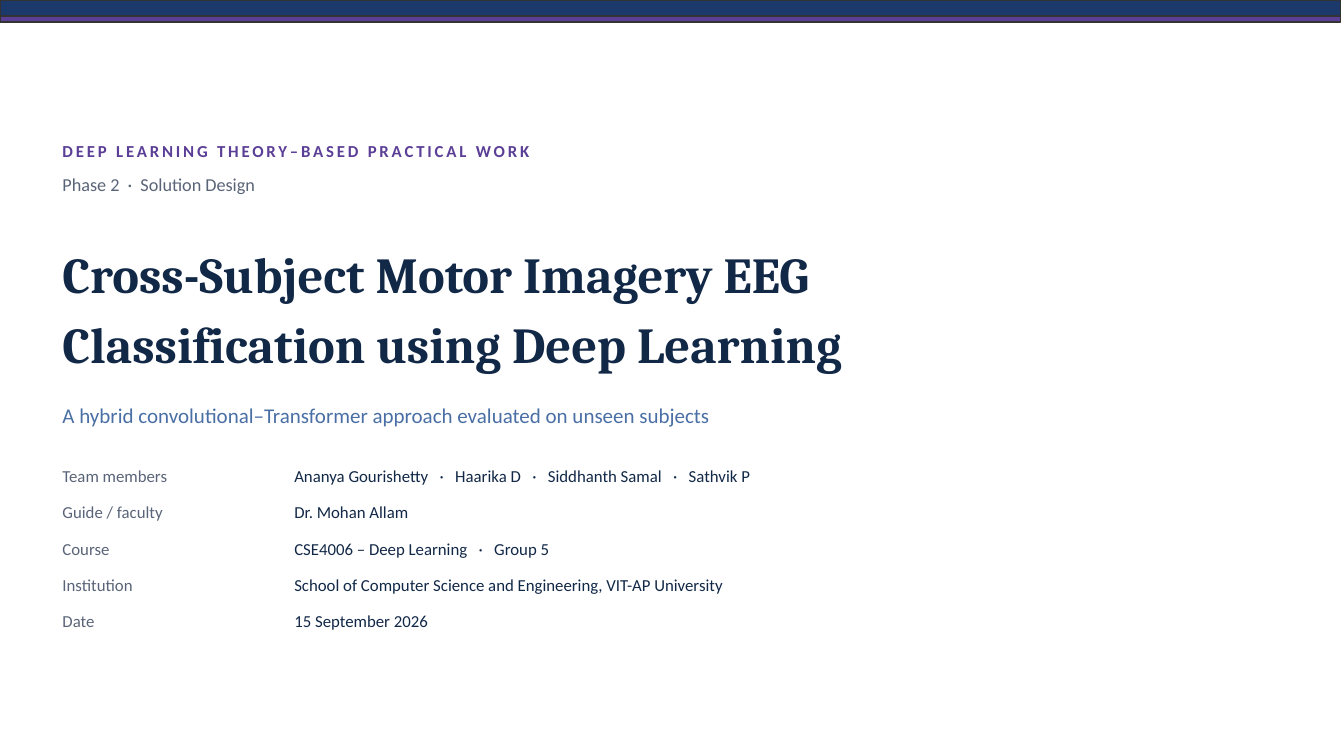
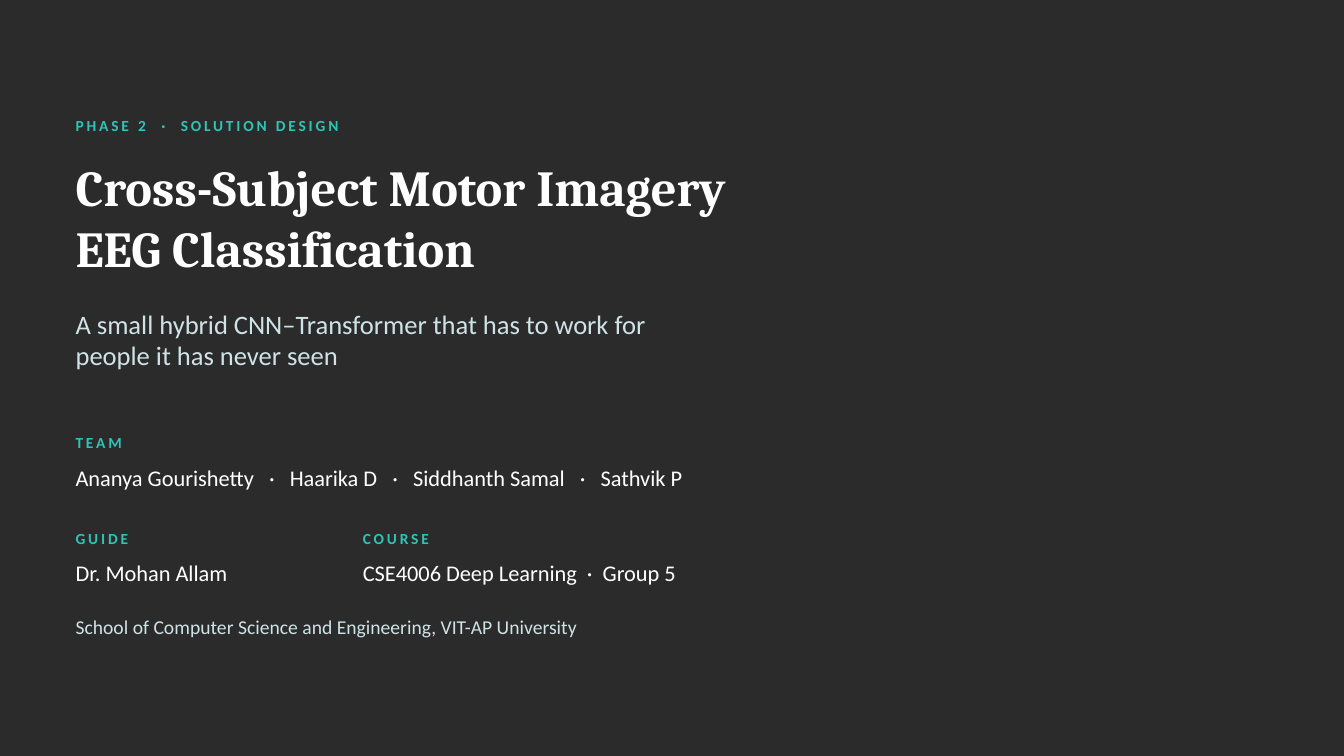
Before and after one commit to sathvikparangi907-web/neural-decoder-eeg-motor-imagery, a slide deck: slide 1 of Neural Decoder using EEG & Motor Imagery/Phase2_Presentation.pptx. Drawn at 1344x756 pixels with LibreOffice and Linux fonts; fonts in the diff are those of the drawing; background and template pictures are left out; a plain dark background stands for a picture behind light text. Boxes give left, top, right and bottom in pixels: in the first picture for what was removed or moved away, otherwise in the second. Text is boxed around its words. In the diff, an @@ line names an element or a change of style, - is before the commit and + after.

```diff
--- a/Neural Decoder using EEG & Motor Imagery/Phase2_Presentation.pptx
+++ b/Neural Decoder using EEG & Motor Imagery/Phase2_Presentation.pptx
@@ background #FFFFFF to picture (left out) @@
@@ rectangle removed at (0, 0, 1341, 16) @@
@@ rectangle removed at (0, 16, 1341, 22) @@
@@ text "PHASE 2 · SOLUTION DESIGN" at (76, 121, 339, 131): vertical alignment middle to top @@
@@ text removed at (62, 146, 529, 157) @@
-DEEP LEARNING THEORY–BASED PRACTICAL WORK
@@ text at (76, 121, 339, 131): text changed; size 13 to 11 pt; text colour #5A6478 to #2EC4B6; bold on @@
-Phase 2 · Solution Design
+PHASE 2 · SOLUTION DESIGN
@@ title "Cross-Subject Motor Imagery" at (76, 171, 725, 268): vertical alignment middle to top @@
@@ title at (76, 171, 725, 268): text changed; text colour #122847 to #FFFFFF @@
-Cross-Subject Motor Imagery EEG
+Cross-Subject Motor Imagery
+EEG Classification
@@ text removed at (62, 327, 841, 374) @@
-Classification using Deep Learning
@@ text added at (76, 315, 646, 370), 19 pt, text #CFE3E6 @@
+A small hybrid CNN–Transformer that has to work for people it has never seen
@@ text removed at (62, 408, 709, 427) @@
-A hybrid convolutional–Transformer approach evaluated on unseen subjects
@@ text at (76, 438, 122, 448): text changed; size 12 to 11 pt; text colour #5A6478 to #2EC4B6; bold on @@
-Team members
+TEAM
@@ text "Ananya Gourishetty · Haarika D ...": place and size @@
-text "Ananya Gourishetty · Haarika D ..." at (294, 470, 750, 485)
+text "Ananya Gourishetty · Haarika D ..." at (76, 470, 683, 490)
@@ text "Ananya Gourishetty · Haarika D ..." at (76, 470, 683, 490): size 12 to 16 pt, text colour #122847 to #FFFFFF; more space between paragraphs @@
@@ text at (76, 534, 128, 544): text changed; size 12 to 11 pt; text colour #5A6478 to #2EC4B6; bold on @@
-Guide / faculty
+GUIDE
@@ text at (363, 534, 429, 544): text changed; size 12 to 11 pt; text colour #5A6478 to #2EC4B6; bold on @@
-Course
+COURSE
@@ text "Dr. Mohan Allam": place and size @@
-text "Dr. Mohan Allam" at (294, 506, 408, 518)
+text "Dr. Mohan Allam" at (76, 565, 228, 581)
@@ text "Dr. Mohan Allam" at (76, 565, 228, 581): size 12 to 16 pt, text colour #122847 to #FFFFFF @@
@@ text at (363, 565, 675, 585): text changed; size 12 to 16 pt; text colour #122847 to #FFFFFF @@
-CSE4006 – Deep Learning · Group 5
+CSE4006 Deep Learning · Group 5
@@ text removed at (62, 579, 132, 591) @@
-Institution
@@ text removed at (62, 616, 94, 627) @@
-Date
@@ text "School of Computer Science and ...": place and size @@
-text "School of Computer Science and ..." at (294, 579, 722, 594)
+text "School of Computer Science and ..." at (76, 620, 577, 638)
@@ text "School of Computer Science and ..." at (76, 620, 577, 638): size 12 to 14 pt, text colour #122847 to #CFE3E6 @@
@@ text removed at (294, 615, 428, 630) @@
-15 September 2026
```
Also in this commit, not shown: 2 other slides changed, 15 slides added, 10 slides removed, 42 other files.
